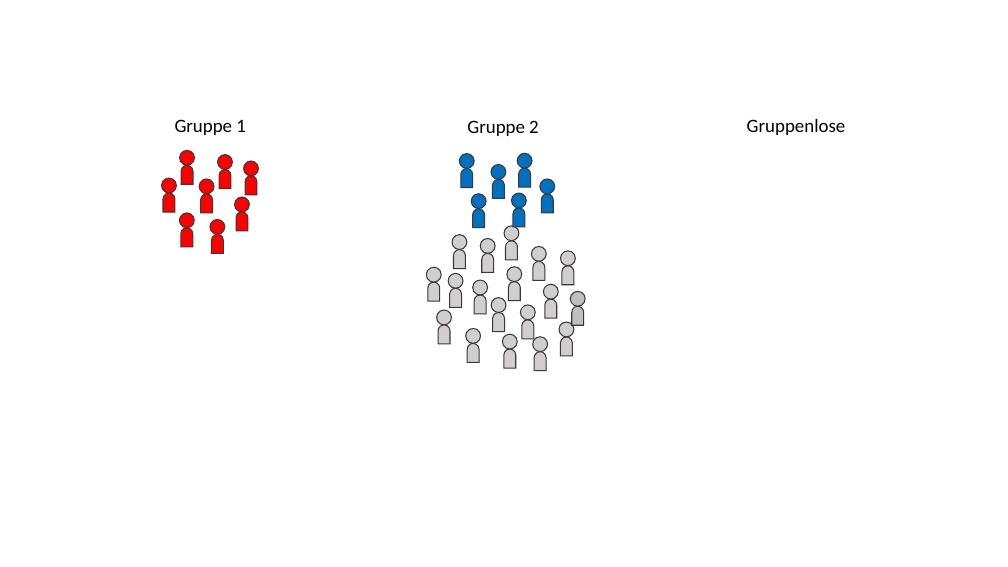
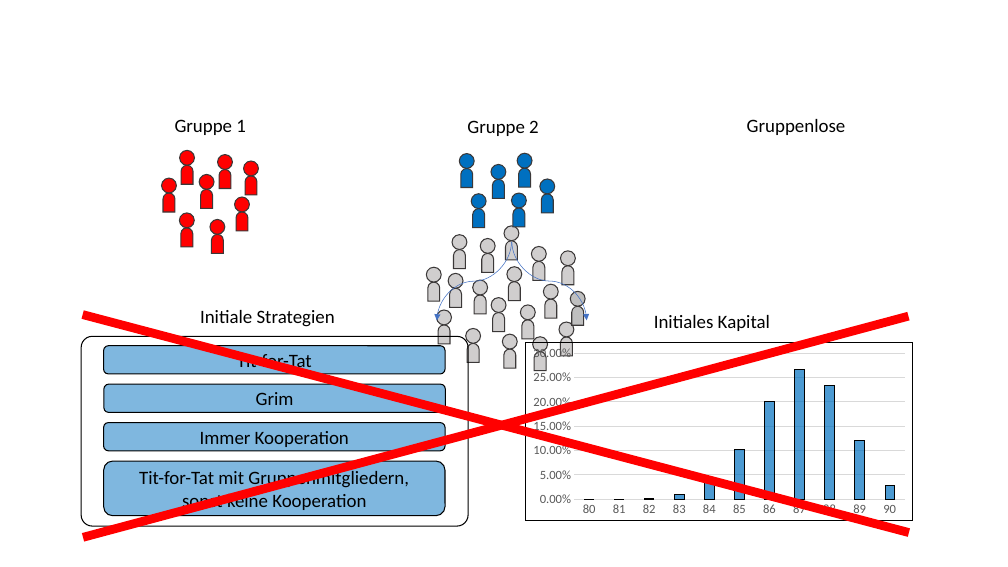
Before and after one commit to ChristianSchorr/repeated_games_pse, a slide deck: slide 4 of Dokumente/pflichtenheft/Vortrag/präsentation.pptx (slide 2 before the commit). Drawn at 1008x567 pixels with LibreOffice and Linux fonts; fonts in the diff are those of the drawing. Boxes give left, top, right and bottom in pixels: in the first picture for what was removed or moved away, otherwise in the second. Text is boxed around its words. In the diff, an @@ line names an element or a change of style, - is before the commit and + after.

```diff
--- a/Dokumente/pflichtenheft/Vortrag/präsentation.pptx
+++ b/Dokumente/pflichtenheft/Vortrag/präsentation.pptx
@@ ellipse: place and size @@
-ellipse at [199,179,214,194]
+ellipse at [199,175,214,190]
@@ round same rect: place and size @@
-round same rect at [200,194,212,212]
+round same rect at [200,189,212,208]
@@ curved arrow added from (512, 242) to (437, 321), #4472C4 0.5 pt @@
@@ curved arrow added from (512, 242) to (587, 321), #4472C4 0.5 pt @@
@@ rectangle added at [82,311,910,538], fill #FF0000 @@
@@ rectangle added at [82,312,910,542], fill #FF0000 @@
@@ text added at [654,315,770,331], 18 pt, text #000000 @@
+Initiales Kapital
@@ column chart added at [526,343,913,521] @@
+categories: 80, 81, 82, 83, 84, 85, 86, 87, 88, 89, 90
+Series 1: 0, 0, 0.001, 0.009, 0.037, 0.103, 0.2, 0.267, 0.233, 0.121, 0.028
@@ group added at [81,310,468,526]: 5 rounded rectangles, 1 text @@
+Initiale Strategien
+Tit-for-Tat
+Grim
+Immer Kooperation
+Tit-for-Tat mit Gruppenmitgliedern,
+sonst keine Kooperation
```
Also in this commit, not shown: 1 other slide changed, 8 slides added, 4 other files.
